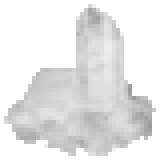
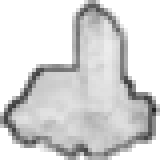
Two versions of the same layered image (160x160). Layer-by-layer changes:
added layer "outline" above "Solid" over [0, 0, 160, 160]
